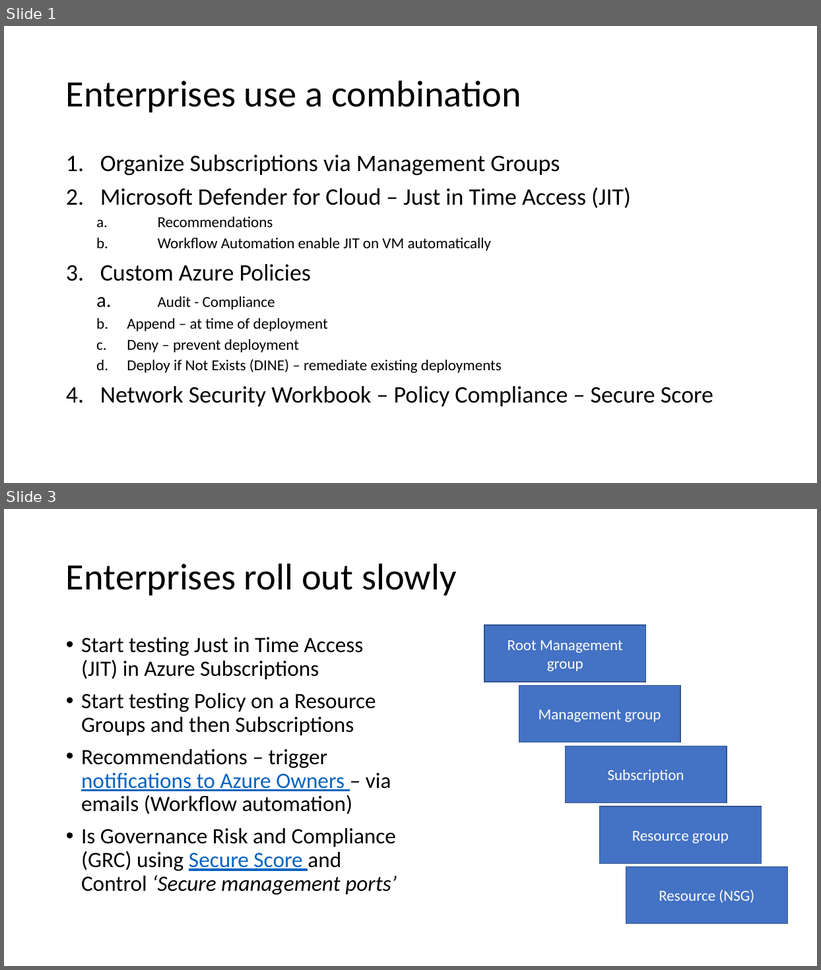
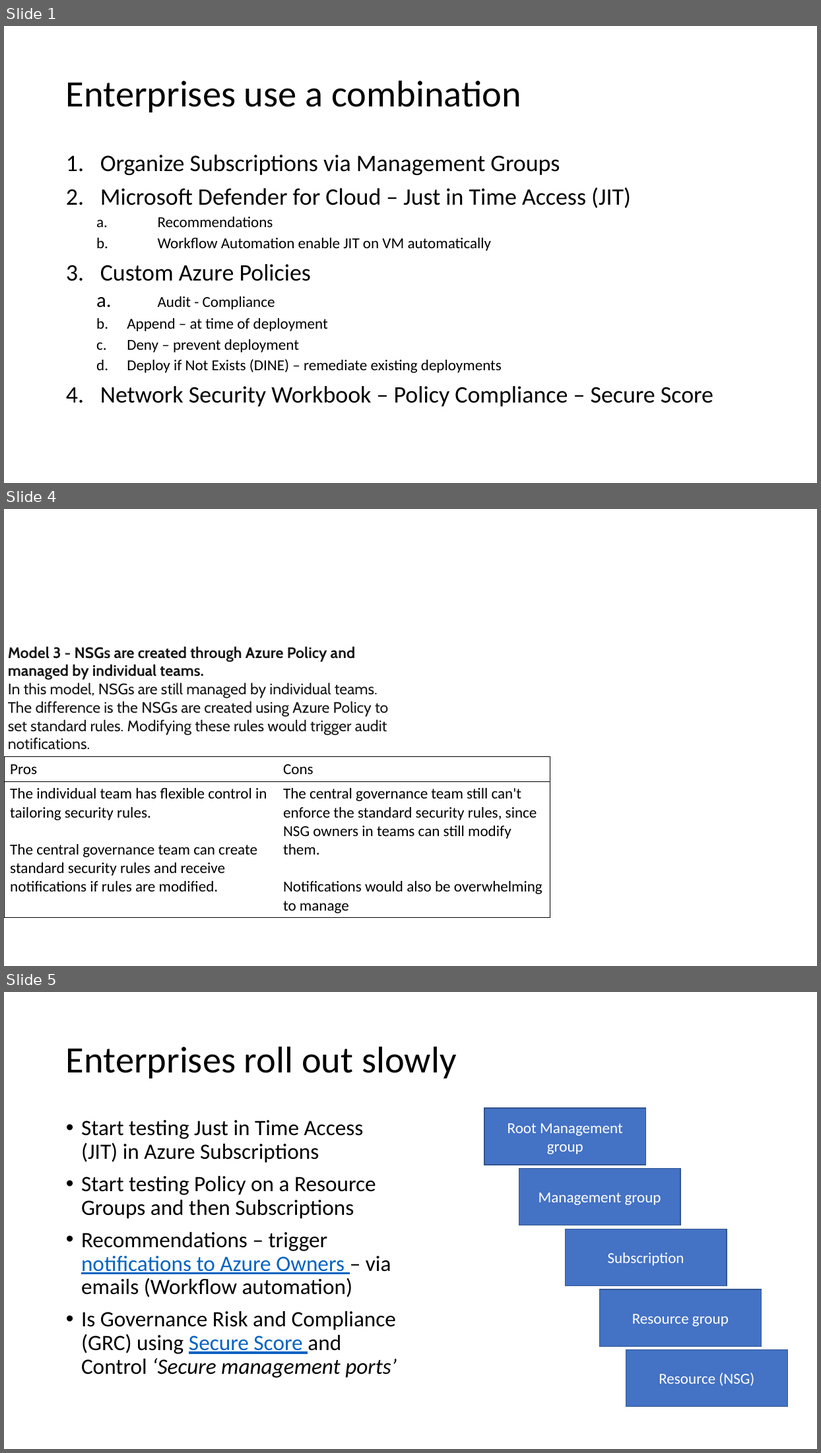
Before and after one commit to swiftsolves-msft/decks, a slide deck: Enterprise NSG Enforcement.pptx. Shown one above the other, each under a label of ours: slides 1 and 3 before the commit, slides 1, 4 and 5 after it; the slides between them are not shown. The pictures are 821x970 and 821x1453 pixels, drawn with LibreOffice and Linux fonts; fonts in the diff are those of the drawing. Boxes give left, top, right and bottom in pixels: in the first picture for what was removed or moved away, otherwise in the second. Text is boxed around its words. In the diff, an @@ line names an element or a change of style, - is before the commit and + after.

```diff
--- a/Enterprise NSG Enforcement.pptx
+++ b/Enterprise NSG Enforcement.pptx
@@ slide 4 added at [4,509,817,966], background #FFFFFF @@
@@ text added at [8,646,388,750], 18 pt, text #171717 @@
+Model 3 - NSGs are created through Azure Policy and managed by individual teams.
+In this model, NSGs are still managed by individual teams. The difference is the NSGs are created using Azure Policy to set standard rules. Modifying these rules would trigger audit notifications.
@@ table added at [4,757,550,916], 2 rows, 2 columns @@
+Pros | Cons
+The individual team has flexible control in tailoring security rules. The central governance team can create standard security rules and receive notifications if rules are modified. | The central governance team still can't enforce the standard security rules, since NSG owners in teams can still modify them. Notifications would also be overwhelming to manage
@@ what was slide 3 is now slide 5 @@
```
Also in this commit, not shown: 2 slides changed, 5 other slides added.
